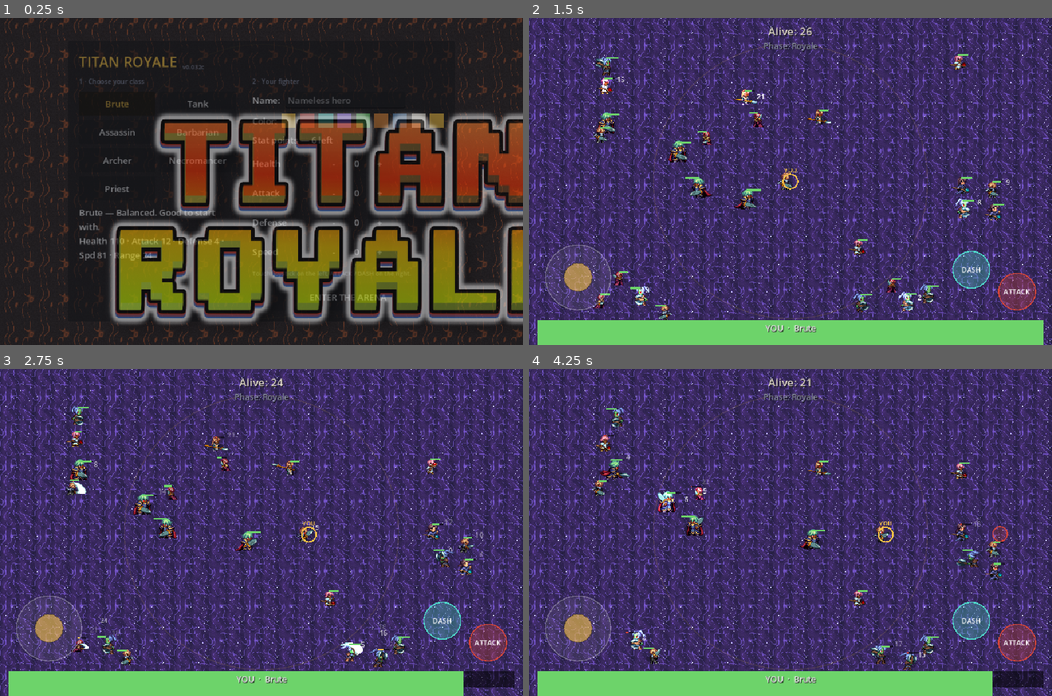
Above: before the commit, frames 1-4 (two rows, left to right).
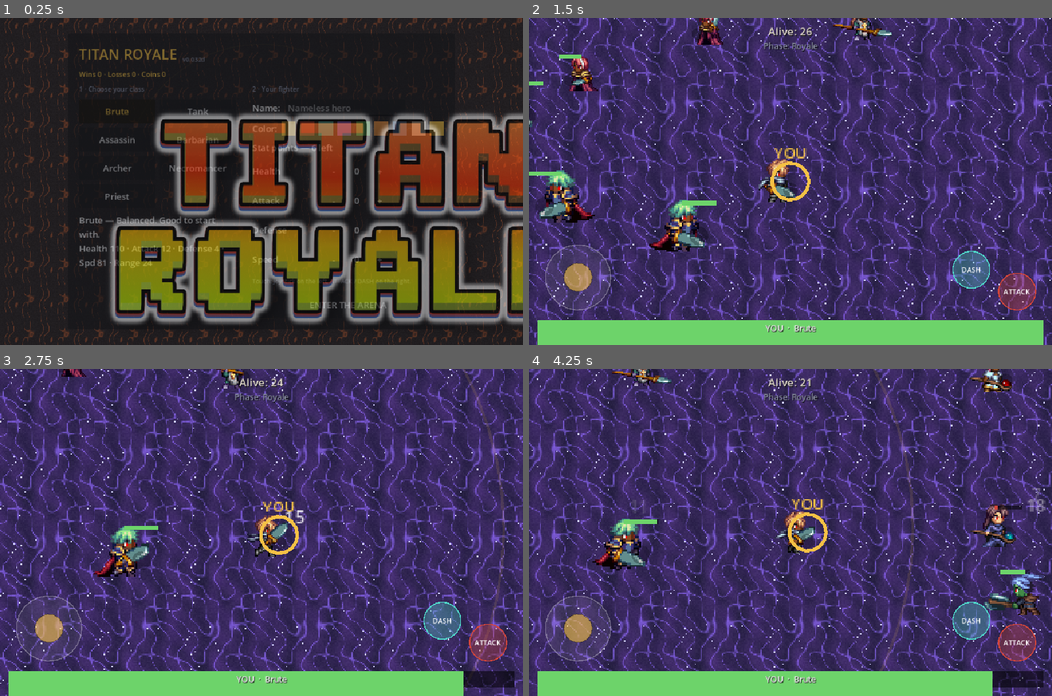
Above: after the commit, the same moments.

Repository: ruicasaisalves/titan-royale
Game: Godot game, scene res://scenes/Main.tscn
The game is run twice, just before and just after one commit, with the same random seed, the same clock (stepped at 60 frames per second) and the same inputs.
Inputs (mouse positions are in pixels of both pictures, inside the frame that each line leads up to):
- Up to frame 1 (0.25 s): no input
- Up to frame 2 (1.5 s): click "ENTER THE ARENA" at 0.5 s; click "ENTER THE ARENA" at 1.25 s
- Up to frame 3 (2.75 s): tap Enter at 2 s; move the mouse to (376, 516) at 2.02 s; hold D from 2.03 s (still down); hold Shift from 2.03 s (still down); click (376, 516) at 2.17 s; tap Space at 2.27 s
- Up to frame 4 (4.25 s): release D at 2.75 s; release Shift at 2.75 s; drag from (685, 548) to (764, 597) at 2.77 s; move the mouse to (842, 460) at 3.52 s; hold D from 3.53 s (still down); hold Shift from 3.53 s (still down)

The runs differ from the first frame. In frame 1, 5.3% of the frame differs, in the area x 14-86%, y 4-96%; in frame 2, 34%, in the area x 0-100%, y 0-100%; in frame 3, 33%; in frame 4, 33%.

Commit message:
Zoom camera for 2.5x fighters (royale) + persistent profile/coins
Fase royale — visibilidade:
- Nova Camera2D na Arena com zoom 2.5 que segue o jogador; o boneco aparece
  2.5x maior e vê-se só parte do mapa (explora-se ao mover). Tamanhos dos
  corpos, mundo e hitboxes ficam iguais — é só zoom. Nos titãs a câmara volta
  a zoom 1.0 e centra (arena "encolhida", todos visíveis), por isso os titãs
  mantêm o tamanho de sempre.

Persistência + moedas:
- Novo autoload Save (scripts/Save.gd): perfil em user://profile.json com
  vitórias/derrotas/jogos/melhor posição/moedas/upgrades (JSON, por dispositivo).
- Arena regista o resultado uma vez por partida (_record_result) na morte do
  jogador (derrota) e na vitória; calcula moedas por colocação (+bónus) e emite
  match_ended.
- Main grava no perfil, mostra "+N moedas" no fim e as estatísticas no menu.
- upgrades{} reservado para a loja futura (aplicar em _make_player).

Novas strings Loc (coins_earned, menu_stats). Bump versão para 0.032d.

Co-Authored-By: Claude Opus 4.8 <noreply@anthropic.com>
Claude-Session: https://claude.ai/code/session_01C8M7UENX3dzYfcT4jyVMtX

Diff:
--- a/project.godot
+++ b/project.godot
@@ -15,7 +15,7 @@
 [application]
 
 config/name="Titan Royale"
-config/version="0.032c"
+config/version="0.032d"
 run/main_scene="res://scenes/Main.tscn"
 config/features=PackedStringArray("4.7")
 boot_splash/bg_color=Color(0.055, 0.063, 0.09, 1)
@@ -28,6 +28,7 @@
 
 Loc="*res://scripts/Loc.gd"
 Arch="*res://scripts/Archetypes.gd"
+Save="*res://scripts/Save.gd"
 Touch="*res://scripts/TouchInput.gd"
 
 [display]
--- a/scripts/Arena.gd
+++ b/scripts/Arena.gd
@@ -15,8 +15,14 @@
 signal phase_changed(name)
 signal player_hp_changed(pct)
 signal show_banner(big, sub, dead)
+signal match_ended(won, place, coins)   # fim de jogo do jogador (uma vez por partida)
 
 enum Phase { IDLE, MELEE, TRANSITION, TITAN, VICTORY }
+
+# Zoom da câmara na fase royale: o boneco aparece 2.5x maior e vê-se só
+# parte do mapa; a câmara segue o jogador. Nos titãs volta a 1.0 (arena
+# encolhida, todos visíveis) — daí os titãs manterem o tamanho de sempre.
+const STAGE1_ZOOM := 2.5
 
 const ZOMBIE_COLOR := Color("5f7a3a")
 # Adversários na fase royale. Baixado temporariamente de 99 para 25 para
@@ -37,6 +43,9 @@
 var popups: Array = []          # {pos, text, life, col}
 var running: bool = false
 var _player_prev_alive: bool = true
+var _result_recorded: bool = false   # garante 1 registo de resultado por partida
+var camera: Camera2D = null
+var screen_size := Vector2(960, 600)
 
 # Temas de chão (tiles seamless em assets/arena/): cada tema define o chão
 # da fase 1 (royale) e da fase 2 (titãs). Cada partida sorteia um tema.
@@ -51,9 +60,22 @@
 var _floor_stage2: Texture2D = null
 
 func _ready() -> void:
-	world_size = get_viewport_rect().size
+	screen_size = get_viewport_rect().size
+	world_size = screen_size
 	texture_repeat = CanvasItem.TEXTURE_REPEAT_ENABLED
 	texture_filter = CanvasItem.TEXTURE_FILTER_NEAREST
+	# câmara que segue o jogador (faz zoom na fase royale); a UI vive numa
+	# CanvasLayer, por isso não é afetada por este zoom/deslocamento.
+	camera = Camera2D.new()
+	camera.position_smoothing_enabled = true
+	camera.position_smoothing_speed = 6.0
+	camera.limit_left = 0
+	camera.limit_top = 0
+	camera.limit_right = int(world_size.x)
+	camera.limit_bottom = int(world_size.y)
+	add_child(camera)
+	camera.make_current()
+	camera.position = world_size / 2.0
 	_pick_floors()
 
 func _pick_floors() -> void:
@@ -77,6 +99,7 @@
 	arena_tint = 0.0
 	item_timer = 0.0
 	_player_prev_alive = true
+	_result_recorded = false
 	phase = Phase.MELEE
 	player = _make_player(cfg)
 	_add_fighter(player)
@@ -85,6 +108,10 @@
 		var cls: String = class_names[randi() % class_names.size()]
 		_add_fighter(_make_fighter(cls))
 	running = true
+	# fase royale: câmara com zoom a seguir o jogador
+	camera.zoom = Vector2(STAGE1_ZOOM, STAGE1_ZOOM)
+	camera.position = player.position
+	camera.reset_smoothing()
 	phase_changed.emit(Loc.t("phase_royale"))
 	alive_changed.emit(contenders_alive().size())
 
@@ -105,7 +132,21 @@
 	player = null
 	phase = Phase.IDLE
 	arena_tint = 0.0
+	if camera != null:
+		camera.zoom = Vector2.ONE
+		camera.position = world_size / 2.0
+		camera.reset_smoothing()
 	queue_redraw()
+
+# Regista o resultado da partida do jogador (uma só vez por partida). As
+# moedas dependem da colocação, com bónus de vitória; o Main é que grava.
+func _record_result(won: bool, place: int) -> void:
+	if _result_recorded:
+		return
+	_result_recorded = true
+	var total: int = OPPONENTS + 1
+	var coins: int = 5 + max(0, total - place) * 3 + (60 if won else 0)
+	match_ended.emit(won, place, coins)
 
 func _make_fighter(cls: String, ctrl: Controller = null) -> Fighter:
 	var a: Dictionary = Arch.DATA[cls]
@@ -224,13 +265,18 @@
 			f.flash -= delta
 		f.queue_redraw()
 
+	# câmara segue o jogador na fase royale (nos titãs fica centrada)
+	if phase == Phase.MELEE and player != null and player.alive:
+		camera.position = player.position
+
 	alive_changed.emit(contenders_alive().size())
 	if player != null and player.alive:
 		player_hp_changed.emit(clamp(player.hp / player.max_hp, 0.0, 1.0))
-	# morte do jogador
+	# morte do jogador -> banner + registo do resultado (derrota)
 	if player != null and _player_prev_alive and not player.alive:
 		var place: int = contenders_alive().size() + 1
 		show_banner.emit(Loc.t("banner_eliminated_big"), Loc.t("banner_eliminated_sub", [place]), true)
+		_record_result(false, place)
 	_player_prev_alive = (player != null and player.alive)
 
 func _apply_movement(f, it: Intent, delta: float) -> void:
@@ -403,6 +449,12 @@
 		f.cd_timer = randf_range(0.0, f.cd)
 	phase = Phase.TITAN
 	arena_tint = 1.0
+	# arena "encolhe" para o duelo final: câmara volta ao zoom 1 e centra,
+	# ficando todos os titãs visíveis (o seu tamanho mantém-se).
+	camera.position = world_size / 2.0
+	camera.reset_smoothing()
+	var tw := create_tween()
+	tw.tween_property(camera, "zoom", Vector2.ONE, 0.6).set_trans(Tween.TRANS_SINE)
 	phase_changed.emit(Loc.t("phase_titans"))
 
 func _check_victory() -> void:
@@ -413,6 +465,7 @@
 		var w = alive_c[0] if alive_c.size() == 1 else null
 		if w != null and w.is_player():
 			show_banner.emit(Loc.t("banner_victory_big"), Loc.t("banner_victory_sub", [w.display_name]), false)
+			_record_result(true, 1)
 		else:
 			show_banner.emit(Loc.t("banner_end_big"), Loc.t("banner_end_sub", [Arch.disp(w.cls)]) if w != null else "-", false)
 
--- a/scripts/Loc.gd
+++ b/scripts/Loc.gd
@@ -29,6 +29,11 @@
 	},
 	"enter_arena": {"pt": "ENTRAR NA ARENA", "en": "ENTER THE ARENA"},
 	"back_to_menu": {"pt": "MENU PRINCIPAL", "en": "MAIN MENU"},
+	"coins_earned": {"pt": "+%d moedas", "en": "+%d coins"},
+	"menu_stats": {
+		"pt": "Vitórias %d · Derrotas %d · Moedas %d",
+		"en": "Wins %d · Losses %d · Coins %d",
+	},
 
 	# ---- stats ----
 	"stat_hp": {"pt": "Vida", "en": "Health"},
--- a/scripts/Main.gd
+++ b/scripts/Main.gd
@@ -35,6 +35,8 @@
 var banner_sub: Label
 var banner_box: Control
 var menu_btn: Button
+var coins_label: Label
+var stats_menu_label: Label
 
 func _ready() -> void:
 	arena = Arena.new()
@@ -42,6 +44,7 @@
 	arena.alive_changed.connect(_on_alive_changed)
 	arena.phase_changed.connect(_on_phase_changed)
 	arena.show_banner.connect(_on_banner)
+	arena.match_ended.connect(_on_match_ended)
 
 	ui = CanvasLayer.new()
 	add_child(ui)
@@ -107,6 +110,11 @@
 	var ver := _title("v" + str(ProjectSettings.get_setting("application/config/version", "0.0")), 11, Color("8a8fa3"))
 	ver.size_flags_vertical = Control.SIZE_SHRINK_END
 	title_row.add_child(ver)
+
+	# estatísticas do perfil persistente (vitórias/derrotas/moedas)
+	stats_menu_label = _title("", 13, Color("f4c145"))
+	vb.add_child(stats_menu_label)
+	_refresh_menu_stats()
 
 	# Duas colunas lado a lado (classes | lutador) para caber nos 600px
 	# de altura — uma coluna única com botões de toque ficava cortada.
@@ -329,6 +337,14 @@
 	banner_sub.horizontal_alignment = HORIZONTAL_ALIGNMENT_CENTER
 	banner_box.add_child(banner_sub)
 
+	# moedas ganhas nesta partida (aparece no fim)
+	coins_label = Label.new()
+	coins_label.add_theme_font_size_override("font_size", 20)
+	coins_label.add_theme_color_override("font_color", Color("f4c145"))
+	coins_label.horizontal_alignment = HORIZONTAL_ALIGNMENT_CENTER
+	coins_label.visible = false
+	banner_box.add_child(coins_label)
+
 	# botão de voltar ao menu — só aparece quando o jogo acaba (vitória/derrota)
 	var btn_wrap := CenterContainer.new()
 	btn_wrap.custom_minimum_size = Vector2(0, 30)  # folga acima do botão
@@ -454,6 +470,7 @@
 	hud_root.visible = true
 	banner_box.visible = false
 	menu_btn.visible = false
+	coins_label.visible = false
 	arena.setup(cfg)
 
 # Volta ao ecrã de criação e limpa a partida atual.
@@ -462,7 +479,24 @@
 	hud_root.visible = false
 	banner_box.visible = false
 	menu_btn.visible = false
+	coins_label.visible = false
+	_refresh_menu_stats()
 	creation_root.visible = true
+
+# Fim de jogo: grava o resultado no perfil e mostra as moedas ganhas.
+func _on_match_ended(won: bool, _place: int, coins: int) -> void:
+	Save.record_match(won, _place, coins)
+	coins_label.text = Loc.t("coins_earned", [coins])
+	coins_label.visible = true
+
+func _refresh_menu_stats() -> void:
+	if stats_menu_label == null:
+		return
+	stats_menu_label.text = Loc.t("menu_stats", [
+		int(Save.data.get("wins", 0)),
+		int(Save.data.get("losses", 0)),
+		int(Save.data.get("coins", 0)),
+	])
 
 func _on_alive_changed(n: int) -> void:
 	hud_alive.text = Loc.t("hud_alive", [n])
--- /dev/null
+++ b/scripts/Save.gd
@@ -0,0 +1,49 @@
+extends Node
+# Perfil persistente do jogador (autoload "Save"). Guarda vitórias/derrotas,
+# moedas e (no futuro) upgrades comprados na loja, num ficheiro JSON em
+# user:// — pasta de dados persistente por dispositivo (em Android, os dados
+# privados da app; sobrevive a fechar/reabrir o jogo). É local ao aparelho:
+# sincronizar entre dispositivos exigiria um backend, fora do âmbito por agora.
+
+const PATH := "user://profile.json"
+
+var data := {
+	"wins": 0,
+	"losses": 0,
+	"games": 0,
+	"best_place": 999,
+	"coins": 0,
+	"upgrades": {},   # ex.: {"hp": 2} — reservado para a loja futura
+}
+
+func _ready() -> void:
+	load_profile()
+
+func load_profile() -> void:
+	if not FileAccess.file_exists(PATH):
+		return
+	var f := FileAccess.open(PATH, FileAccess.READ)
+	if f == null:
+		return
+	var parsed = JSON.parse_string(f.get_as_text())
+	if parsed is Dictionary:
+		data.merge(parsed, true)   # mantém chaves novas do default
+
+func save_profile() -> void:
+	var f := FileAccess.open(PATH, FileAccess.WRITE)
+	if f == null:
+		push_warning("Não consegui gravar o perfil em %s" % PATH)
+		return
+	f.store_string(JSON.stringify(data))
+
+# Regista uma partida terminada e grava. Devolve as moedas ganhas.
+func record_match(won: bool, place: int, coins: int) -> int:
+	data["games"] = int(data.get("games", 0)) + 1
+	if won:
+		data["wins"] = int(data.get("wins", 0)) + 1
+	else:
+		data["losses"] = int(data.get("losses", 0)) + 1
+	data["best_place"] = min(int(data.get("best_place", 999)), place)
+	data["coins"] = int(data.get("coins", 0)) + coins
+	save_profile()
+	return coins
Not shown, changed: export_presets.cfg
Not shown, changed: CLAUDE.md
